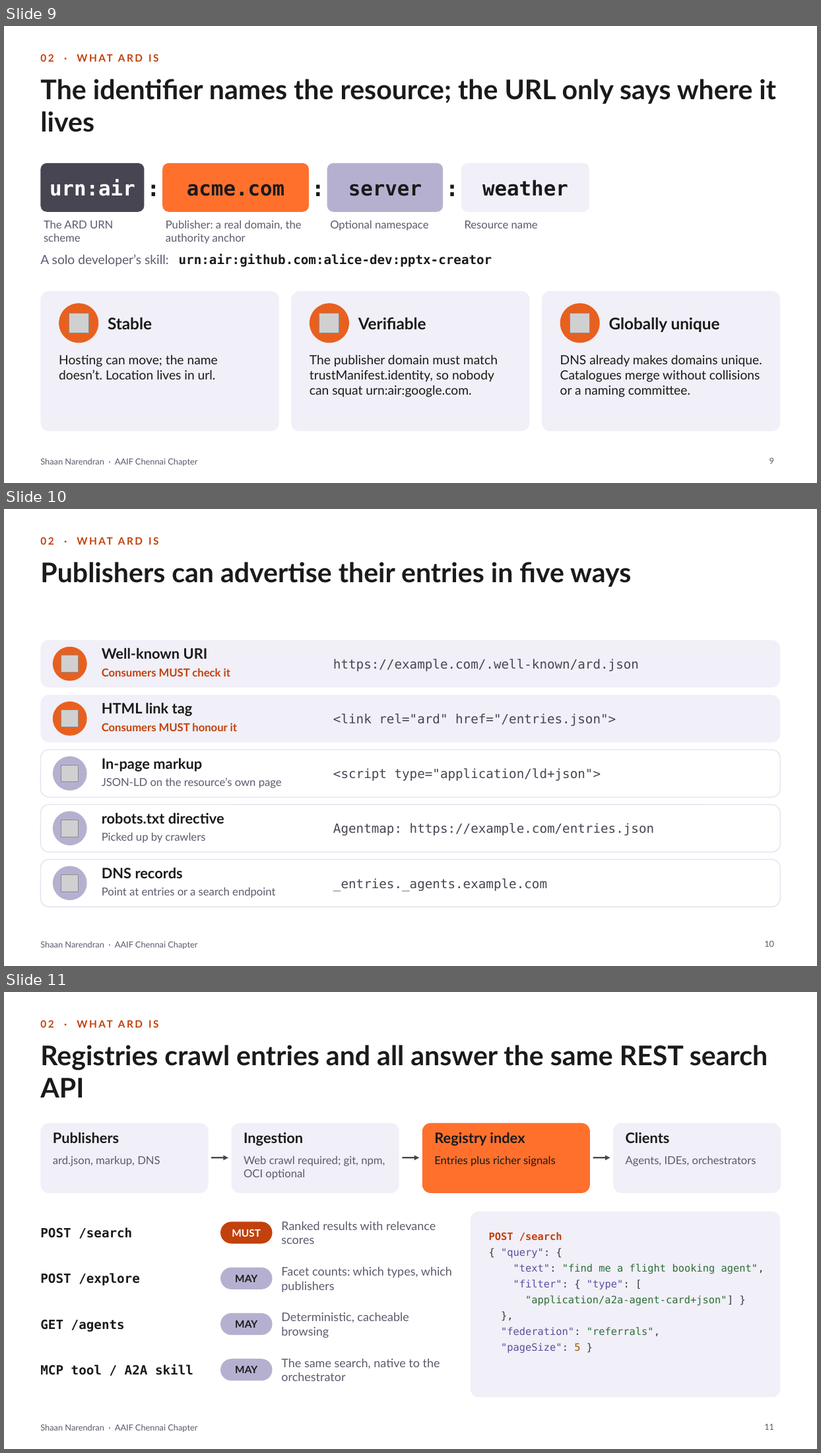
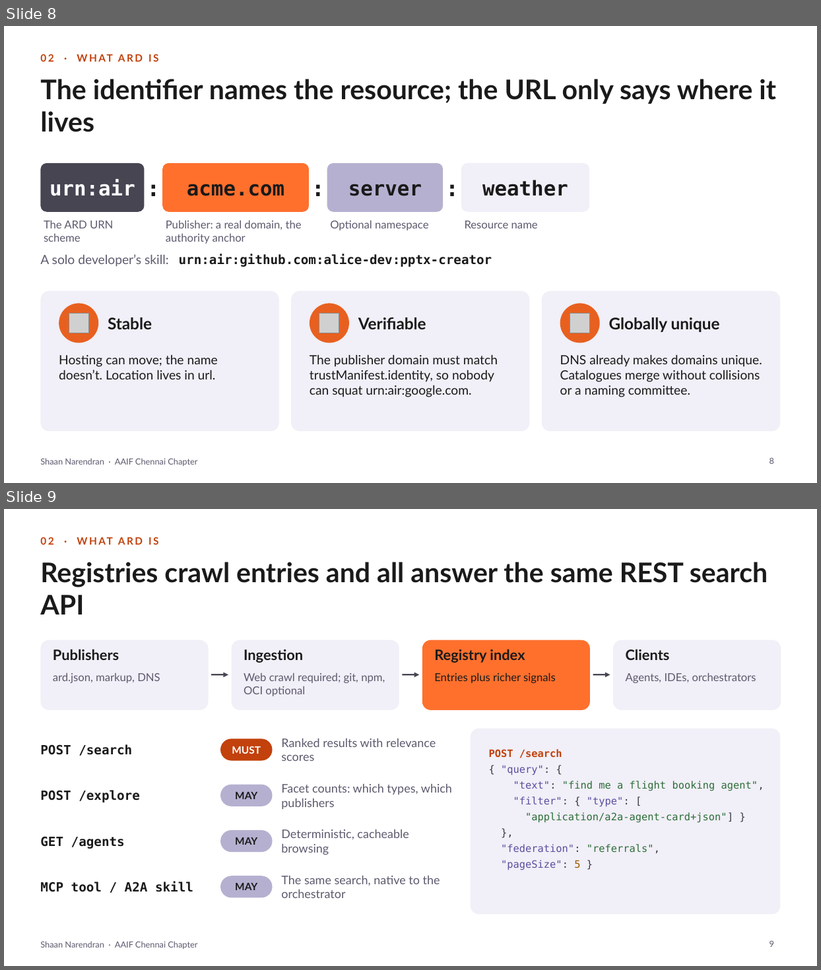
Before and after one commit to ShaanNarendran/Observal, a slide deck: talks/ard/ARD-AAIF-Chennai.pptx. Shown one above the other, each under a label of ours: slides 9, 10 and 11 before the commit, slides 8 and 9 after it. The pictures are 821x1453 and 821x970 pixels, drawn with LibreOffice and Linux fonts; fonts in the diff are those of the drawing; grey boxes stand for pictures. Boxes give left, top, right and bottom in pixels: in the first picture for what was removed or moved away, otherwise in the second. Text is boxed around its words. In the diff, an @@ line names an element or a change of style, - is before the commit and + after.

```diff
--- a/talks/ard/ARD-AAIF-Chennai.pptx
+++ b/talks/ard/ARD-AAIF-Chennai.pptx
@@ slide 10 removed at [4,509,817,966], background #FFFFFF; not listed: 1 template element that a slide beside it also shows @@
@@ text removed at [40,535,589,553] @@
-02 · WHAT ARD IS
@@ title removed at [40,562,631,587] @@
-Publishers can advertise their entries in five ways
@@ rounded rectangle removed at [40,640,781,688] @@
@@ ellipse removed at [53,647,87,681] @@
@@ picture removed at [61,656,79,673] @@
@@ text removed at [102,648,208,659] @@
-Well-known URI
@@ text removed at [333,659,639,671] @@
-https://example.com/.well-known/ard.json
@@ text removed at [102,668,230,677] @@
-Consumers MUST check it
@@ rounded rectangle removed at [40,695,781,743] @@
@@ ellipse removed at [53,702,87,736] @@
@@ text removed at [102,702,193,716] @@
-HTML link tag
@@ picture removed at [61,710,79,727] @@
@@ text removed at [102,723,237,731] @@
-Consumers MUST honour it
@@ text removed at [333,714,616,726] @@
-<link rel="ard" href="/entries.json">
@@ rounded rectangle removed at [40,750,781,797] @@
@@ ellipse removed at [53,757,87,791] @@
@@ picture removed at [61,765,79,782] @@
@@ text removed at [102,758,202,772] @@
-In-page markup
@@ text removed at [102,778,282,788] @@
-JSON-LD on the resource’s own page
@@ text removed at [333,768,601,781] @@
-<script type="application/ld+json">
@@ rounded rectangle removed at [40,805,781,852] @@
@@ ellipse removed at [53,811,87,846] @@
@@ picture removed at [61,820,79,837] @@
@@ text removed at [102,813,224,824] @@
-robots.txt directive
@@ text removed at [333,823,654,836] @@
-Agentmap: https://example.com/entries.json
@@ text removed at [102,832,205,843] @@
-Picked up by crawlers
@@ rounded rectangle removed at [40,859,781,908] @@
@@ ellipse removed at [53,867,87,900] @@
@@ picture removed at [61,875,79,892] @@
@@ text removed at [102,867,183,879] @@
-DNS records
@@ text removed at [333,879,547,891] @@
-_entries._agents.example.com
@@ text removed at [102,887,275,898] @@
-Point at entries or a search endpoint
@@ page number removed at [764,941,774,947] @@
-10
@@ what was slide 9 is now slide 8 @@
@@ page number at [770,458,774,464]: text changed @@
-9
+8
@@ what was slide 11 is now slide 9 @@
@@ page number at [770,941,774,947]: text changed @@
-11
+9
```
Also in this commit, not shown: 2 slides changed, 3 other slides removed, 1 other file.
